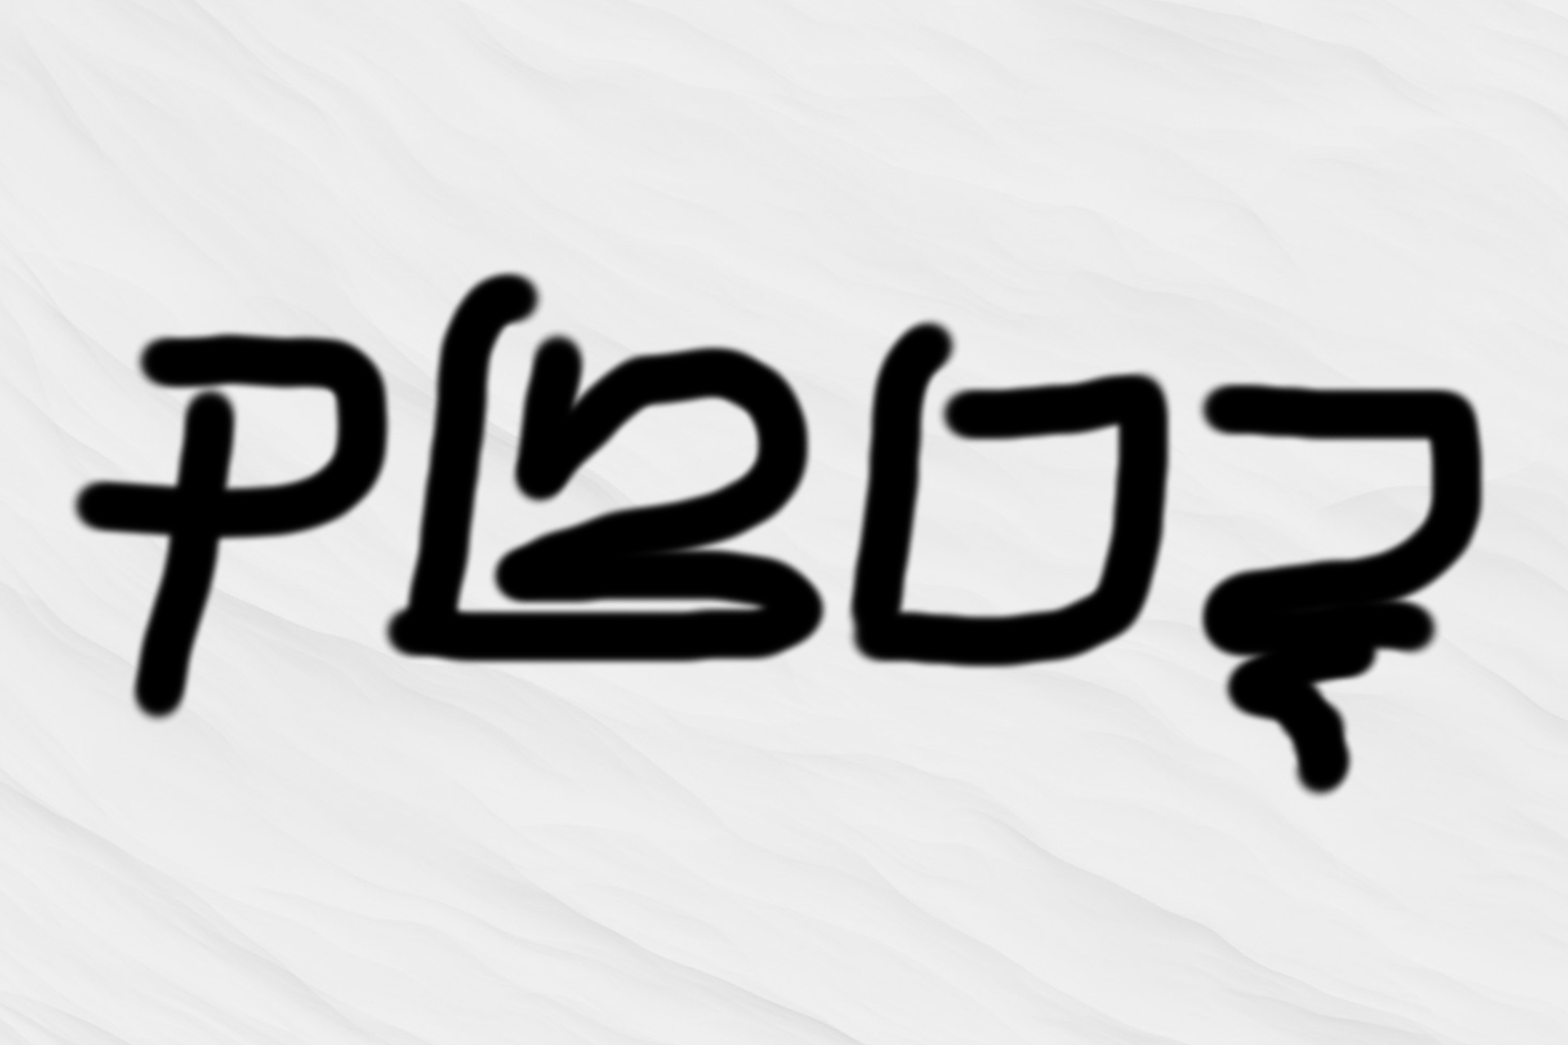
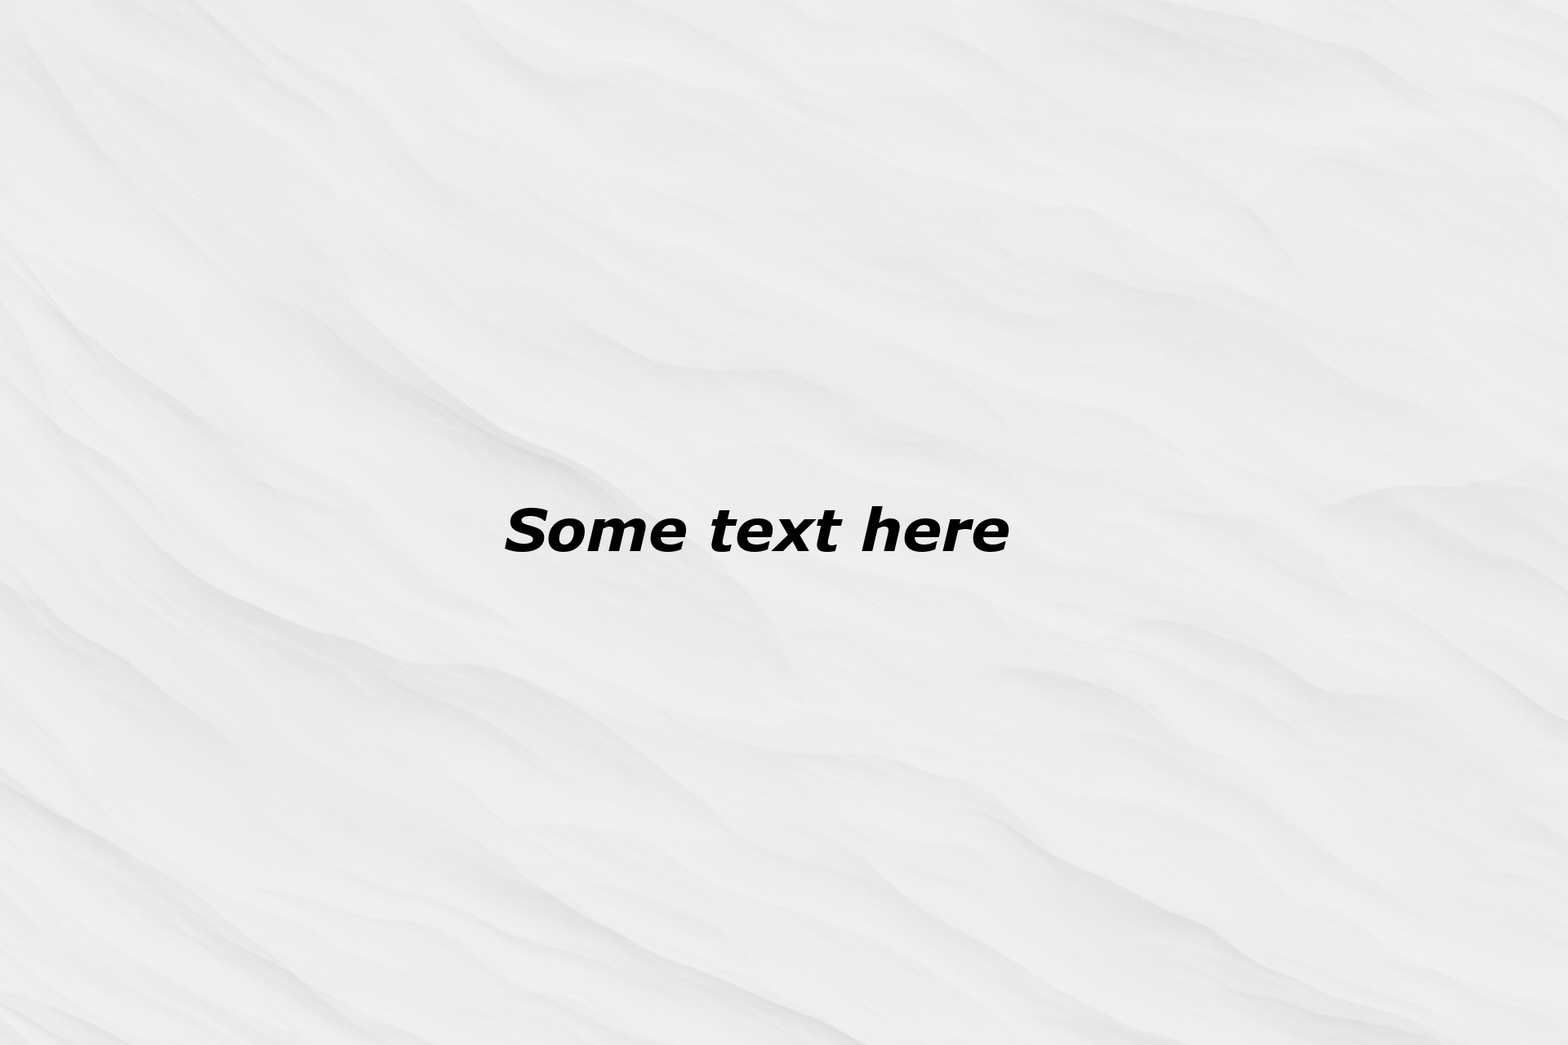
The second 1568px x 1045px image is a revision of the first. Changes to its layers:
painted on "text" over [67, 267, 1488, 802]